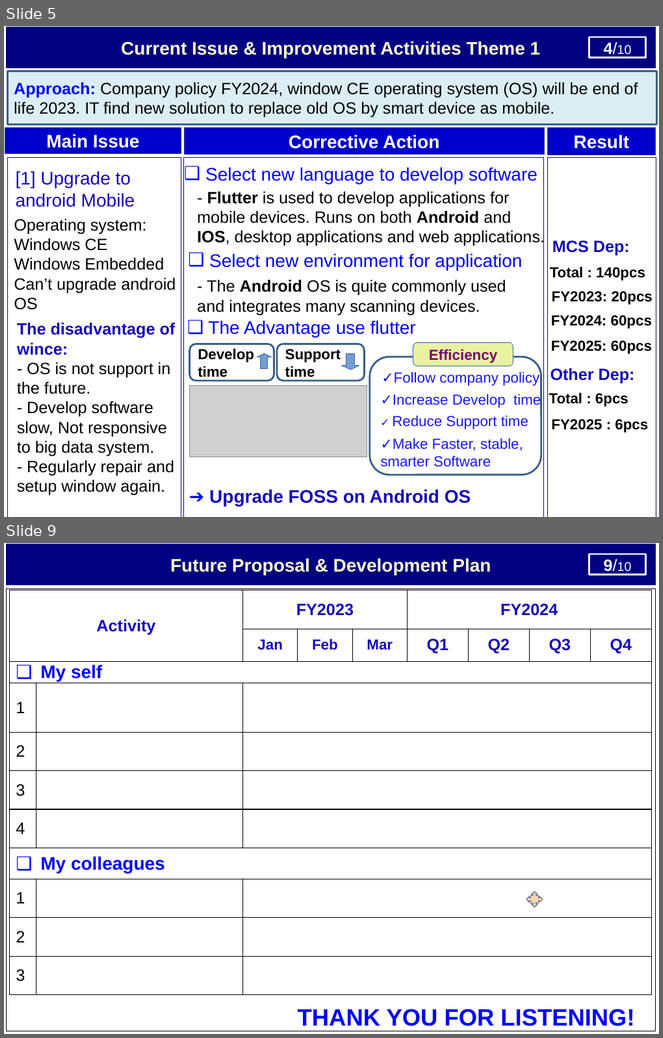
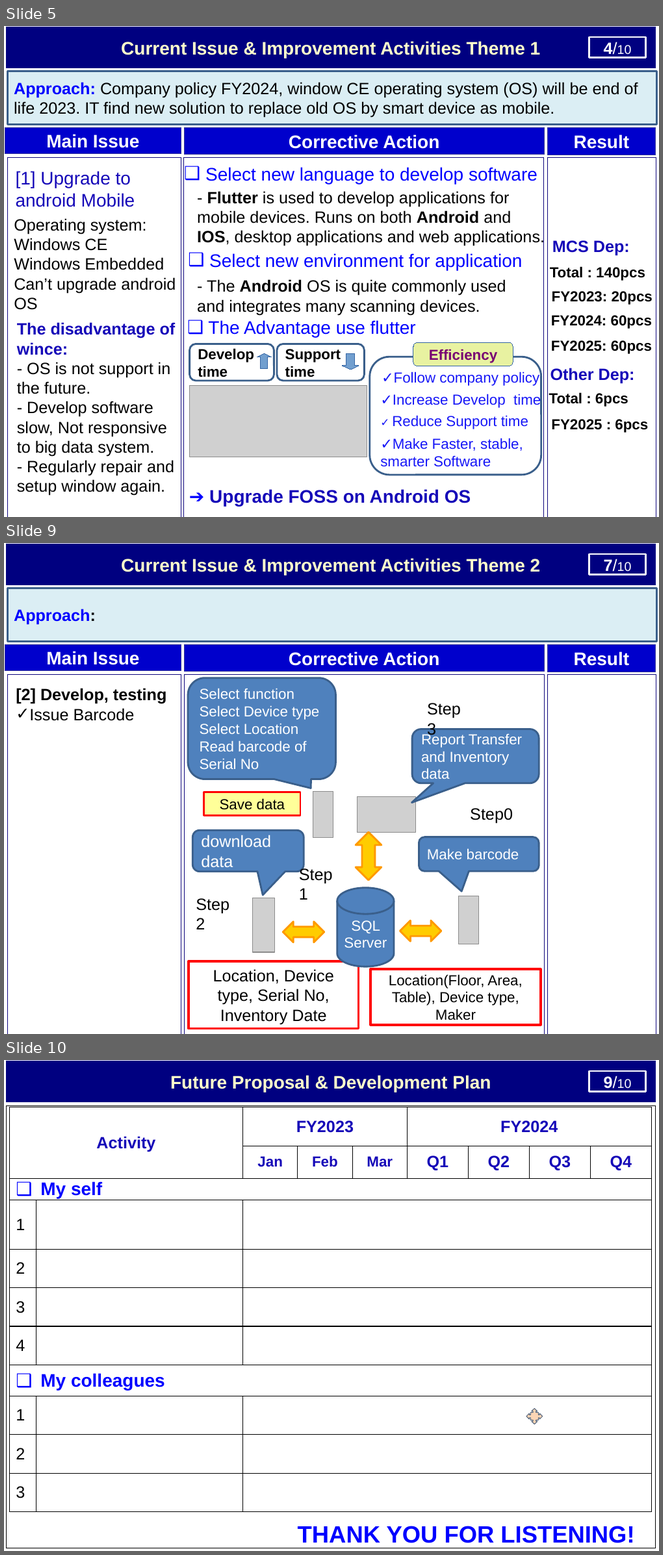
Before and after one commit to thietbicongnghevietnam/ReportPSNV, a slide deck: Report_test.pptx. Shown one above the other, each under a label of ours: slides 5 and 9 before the commit, slides 5, 9 and 10 after it; the slides between them are not shown. The pictures are 663x1038 and 663x1555 pixels, drawn with LibreOffice and Linux fonts; fonts in the diff are those of the drawing; grey boxes stand for pictures. Boxes give left, top, right and bottom in pixels: in the first picture for what was removed or moved away, otherwise in the second. Text is boxed around its words. In the diff, an @@ line names an element or a change of style, - is before the commit and + after.

```diff
--- a/Report_test.pptx
+++ b/Report_test.pptx
@@ slide 9 added at (x1=4, y1=543, x2=659, y2=1034), background #FFFFFF @@
@@ rectangle added at (x1=7, y1=544, x2=656, y2=585), fill #000080, outline #000080 0.75 pt, 20 pt, text #FFFFCC, bold @@
+Current Issue & Improvement Activities Theme 2
@@ rectangle added at (x1=590, y1=554, x2=646, y2=575), outline #FFFFFF 2 pt, 18 pt, text #FFFFFF @@
+7/10
@@ freeform shape added at (x1=619, y1=547, x2=657, y2=568), outline #FFFFFF 2.25 pt, 16 pt, text #FFFFFF @@
+1/10
@@ rectangle added at (x1=7, y1=589, x2=657, y2=641), fill #DBEEF4, outline #3A5F8C 2 pt, 18 pt, text #0000FF, bold @@
+Approach:
@@ rectangle added at (x1=5, y1=644, x2=181, y2=671), fill #0000CC, outline #333399 0.75 pt, 20 pt, text #FFFFFF, bold @@
+Main Issue
@@ rectangle added at (x1=184, y1=644, x2=545, y2=672), fill #0000CC, outline #333399 0.75 pt, 20 pt, text #FFFFFF, bold @@
+Corrective Action
@@ rectangle added at (x1=548, y1=644, x2=656, y2=672), fill #0000CC, outline #333399 0.75 pt, 20 pt, text #FFFFFF, bold @@
+Result
@@ rectangle added at (x1=7, y1=674, x2=181, y2=1034), outline #0E067C 0.25 pt @@
@@ rectangle added at (x1=184, y1=674, x2=545, y2=1034), outline #0E067C 0.25 pt @@
@@ rounded speech box added at (x1=188, y1=678, x2=336, y2=780), fill #4F81BD, outline #3A5F8C 2 pt, 16 pt, text #FFFFFF @@
+Select function
+Select Device type
+Select Location
+Read barcode of Serial No
@@ rectangle added at (x1=548, y1=674, x2=656, y2=1034), outline #0E067C 0.25 pt @@
@@ text added at (x1=16, y1=688, x2=167, y2=721), 18 pt, text #000000, bold @@
+[2] Develop, testing
+✓ Issue Barcode
@@ text added at (x1=421, y1=696, x2=473, y2=722), 18 pt, text #000000 @@
+Step3
@@ rounded speech box added at (x1=412, y1=729, x2=540, y2=783), fill #4F81BD, outline #3A5F8C 2 pt, 16 pt, text #FFFFFF @@
+Report Transfer and Inventory data
@@ rectangle added at (x1=204, y1=793, x2=300, y2=815), fill #FFFF99, outline #FF0000 2 pt, 16 pt, text #000000 @@
+Save data
@@ picture added at (x1=313, y1=792, x2=334, y2=839) @@
@@ picture added at (x1=357, y1=797, x2=415, y2=834) @@
@@ text added at (x1=470, y1=808, x2=513, y2=823), 18 pt, text #000000 @@
+Step0
@@ rounded speech box added at (x1=192, y1=831, x2=304, y2=872), fill #4F81BD, outline #3A5F8C 2 pt, 18 pt, text #FFFFFF @@
+download data
@@ up down arrow added at (x1=356, y1=833, x2=382, y2=880), fill #FFCC00, outline #FF9900 2 pt @@
@@ rounded speech box added at (x1=419, y1=837, x2=539, y2=871), fill #4F81BD, outline #3A5F8C 2 pt, 16 pt, text #FFFFFF @@
+Make barcode
@@ text added at (x1=293, y1=861, x2=344, y2=887), 18 pt, text #000000 @@
+Step1
@@ text added at (x1=189, y1=891, x2=241, y2=917), 18 pt, text #000000 @@
+Step2
@@ cylinder added at (x1=337, y1=888, x2=395, y2=967), fill #4F81BD, outline #3A5F8C 2 pt, 16 pt, text #FFFFFF @@
+SQL Server
@@ picture added at (x1=253, y1=898, x2=275, y2=953) @@
@@ picture added at (x1=459, y1=896, x2=479, y2=945) @@
@@ left right arrow added at (x1=283, y1=922, x2=324, y2=943), fill #FFCC00, outline #FF9900 2 pt @@
@@ left right arrow added at (x1=400, y1=921, x2=441, y2=942), fill #FFCC00, outline #FF9900 2 pt @@
@@ rectangle added at (x1=189, y1=962, x2=359, y2=1029), outline #FF0000 2.5 pt, 18 pt, text #000000 @@
+Location, Device type, Serial No, Inventory Date
@@ rectangle added at (x1=371, y1=969, x2=542, y2=1025), outline #FF0000 2.5 pt, 16 pt, text #000000 @@
+Location(Floor, Area, Table), Device type, Maker
@@ what was slide 9 is now slide 10 @@
```
Also in this commit, not shown: 4 slides changed.
